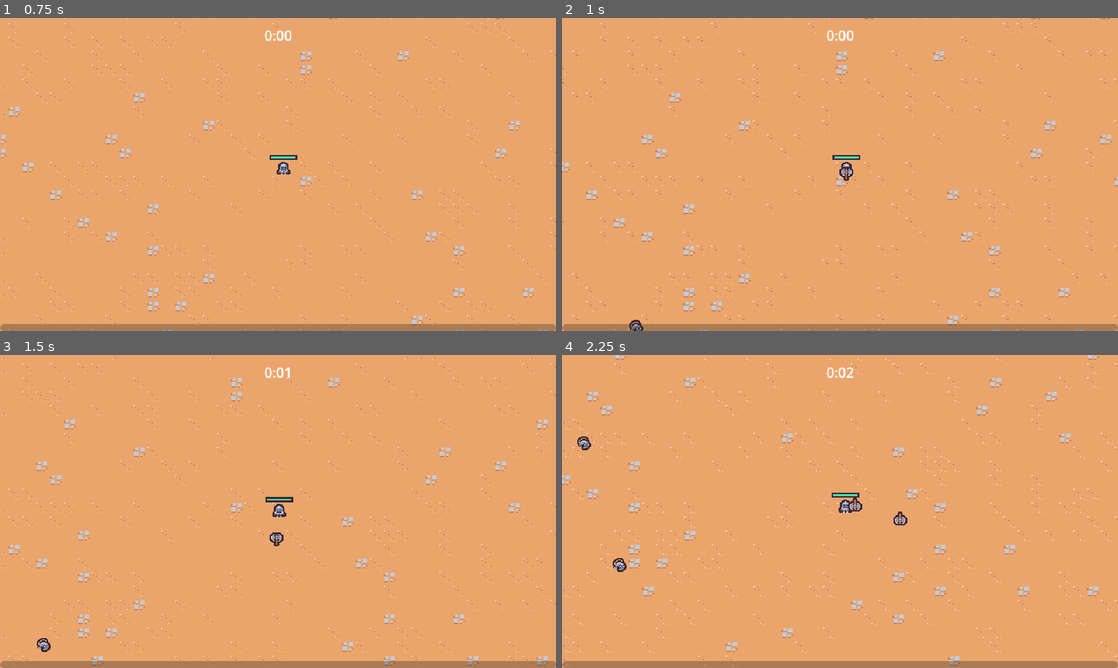
Above: before the commit, frames 1-4 (two rows, left to right).
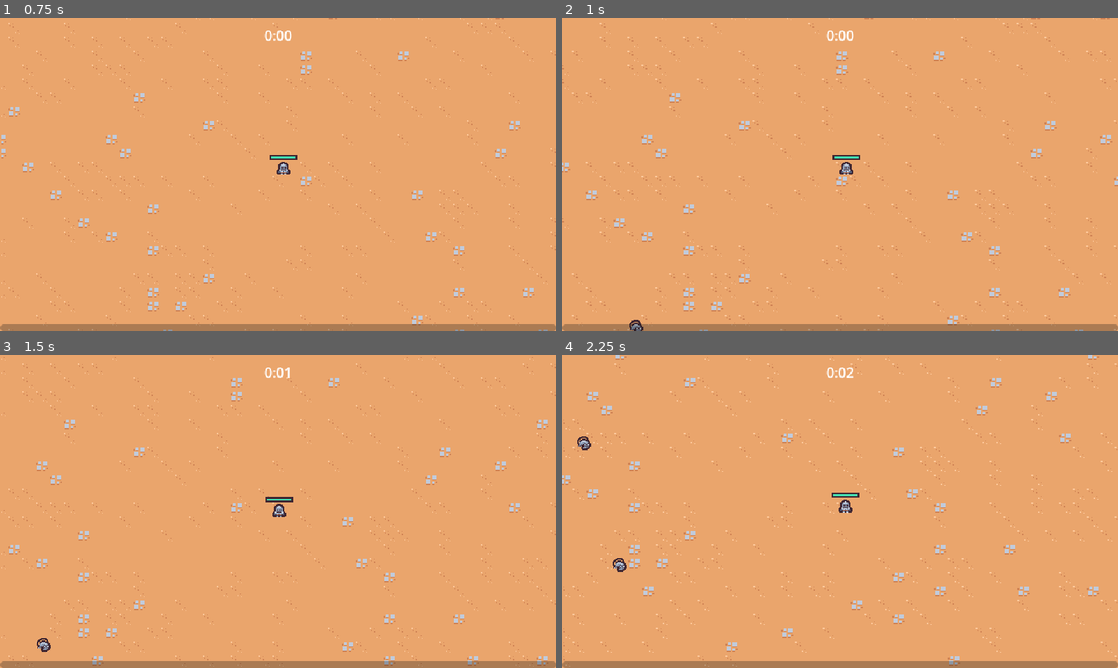
Above: after the commit, the same moments.

Repository: ikl258794613/survivorTutorialClone
Game: Godot game, scene res://scenes/Main/main.tscn
Two runs of this game, one before a commit and one after it. Both use one fixed random seed, a clock stepped at 60 frames per second and the inputs below.
Inputs (mouse positions are in pixels of both pictures, inside the frame that each line leads up to):
- Up to frame 1 (0.75 s): move the mouse to (400, 158) at 0.52 s; press the mouse at (400, 158) at 0.53 s; hold D (move_right) from 0.53 s (still down)
- Up to frame 2 (1 s): keep holding D (move_right)
- Up to frame 3 (1.5 s): move the mouse to (166, 527) at 1.27 s; release D (move_right) at 1.28 s; release the mouse at (166, 527) at 1.28 s; hold S (move_down) from 1.28 s (still down); click (166, 527) at 1.35 s
- Up to frame 4 (2.25 s): move the mouse to (895, 442) at 2.02 s; release S (move_down) at 2.03 s; press the mouse at (895, 442) at 2.03 s; hold D (move_right) from 2.03 s (still down)

Frame 1 is identical in both runs. In frame 2, less than 0.1% of the frame differs, in the area x 49-53%, y 47-52%; in frame 3, less than 0.1%; in frame 4, 0.2%, in the area x 51-63%, y 45-55%.

Commit message:
[axe] add axe upgrade

Diff:
--- /dev/null
+++ b/resources/upgrades/ability.gd
@@ -0,0 +1,4 @@
+extends AbilityUpgrade
+class_name Ability
+
+@export var ability_controller_scene:PackedScene
--- a/resources/upgrades/ability_upgrade.gd
+++ b/resources/upgrades/ability_upgrade.gd
@@ -2,5 +2,6 @@
 class_name AbilityUpgrade
 
 @export var id :String
+@export var max_quantity:int
 @export var name:String
 @export_multiline var description:String
--- /dev/null
+++ b/resources/upgrades/axe.tres
@@ -0,0 +1,12 @@
+[gd_resource type="Resource" script_class="Ability" load_steps=3 format=3 uid="uid://yvplabnh8byd"]
+
+[ext_resource type="Script" path="res://resources/upgrades/ability.gd" id="1_22t21"]
+[ext_resource type="PackedScene" uid="uid://cld7wbnjjbeaj" path="res://scenes/ability/axe_ability_controller/axe_ability_controller.tscn" id="1_couut"]
+
+[resource]
+script = ExtResource("1_22t21")
+ability_controller_scene = ExtResource("1_couut")
+id = "axe"
+max_quantity = 1
+name = "Axe "
+description = "Periodically sends out a spinning axe ."
--- a/resources/upgrades/sword_rate.tres
+++ b/resources/upgrades/sword_rate.tres
@@ -1,9 +1,10 @@
-[gd_resource type="Resource" load_steps=2 format=3 uid="uid://d0elvdf1dru7u"]
+[gd_resource type="Resource" script_class="AbilityUpgrade" load_steps=2 format=3 uid="uid://d0elvdf1dru7u"]
 
 [ext_resource type="Script" path="res://resources/upgrades/ability_upgrade.gd" id="1_wpwnb"]
 
 [resource]
 script = ExtResource("1_wpwnb")
 id = "sword_rate"
+max_quantity = 5
 name = "Sword Quickness"
 description = "Increases sword attack rate by 10%"
--- a/scenes/ability/axe_ablility/axe_ability.tscn
+++ b/scenes/ability/axe_ablility/axe_ability.tscn
@@ -2,7 +2,22 @@
 
 [ext_resource type="Script" path="res://scenes/ability/axe_ablility/axe_ability.gd" id="1_avvx8"]
 [ext_resource type="Texture2D" uid="uid://bp8h11ahacw15" path="res://scenes/ability/axe_ablility/axe.png" id="1_pkcdb"]
-[ext_resource type="PackedScene" uid="uid://dsnvjn0gkcqcp" path="res://scenes/component/hitbox_component.tscn" id="3_fsg2b"]
+[ext_resource type="PackedScene" uid="uid://dsnvjn0gkcqcp" path="res://scenes/game_object/component/hitbox_component.tscn" id="3_ntg8n"]
+
+[sub_resource type="Animation" id="Animation_6k64x"]
+length = 0.001
+tracks/0/type = "value"
+tracks/0/imported = false
+tracks/0/enabled = true
+tracks/0/path = NodePath("Sprite2D:rotation")
+tracks/0/interp = 1
+tracks/0/loop_wrap = true
+tracks/0/keys = {
+"times": PackedFloat32Array(0),
+"transitions": PackedFloat32Array(1),
+"update": 0,
+"values": [0.0]
+}
 
 [sub_resource type="Animation" id="Animation_5h3f8"]
 resource_name = "default"
@@ -21,21 +36,6 @@
 "values": [0.0, 6.28319]
 }
 
-[sub_resource type="Animation" id="Animation_6k64x"]
-length = 0.001
-tracks/0/type = "value"
-tracks/0/imported = false
-tracks/0/enabled = true
-tracks/0/path = NodePath("Sprite2D:rotation")
-tracks/0/interp = 1
-tracks/0/loop_wrap = true
-tracks/0/keys = {
-"times": PackedFloat32Array(0),
-"transitions": PackedFloat32Array(1),
-"update": 0,
-"values": [0.0]
-}
-
 [sub_resource type="AnimationLibrary" id="AnimationLibrary_wmwcp"]
 _data = {
 "RESET": SubResource("Animation_6k64x"),
@@ -51,12 +51,11 @@
 libraries = {
 "": SubResource("AnimationLibrary_wmwcp")
 }
-autoplay = "default"
 
 [node name="Sprite2D" type="Sprite2D" parent="."]
 texture = ExtResource("1_pkcdb")
 
-[node name="HitboxComponent" parent="." instance=ExtResource("3_fsg2b")]
+[node name="HitboxComponent" parent="." instance=ExtResource("3_ntg8n")]
 
 [node name="CollisionShape2D" type="CollisionShape2D" parent="HitboxComponent"]
 shape = SubResource("CircleShape2D_fvvqv")
--- a/scenes/ability/sword_ability/sword_ability.tscn
+++ b/scenes/ability/sword_ability/sword_ability.tscn
@@ -2,7 +2,7 @@
 
 [ext_resource type="Script" path="res://scenes/ability/sword_ability/sword_ability.gd" id="1_0t46y"]
 [ext_resource type="Texture2D" uid="uid://b3krhh1hwi8rs" path="res://scenes/ability/sword_ability/sword.png" id="1_le5m5"]
-[ext_resource type="PackedScene" uid="uid://dsnvjn0gkcqcp" path="res://scenes/component/hitbox_component.tscn" id="2_fgbt1"]
+[ext_resource type="PackedScene" uid="uid://dsnvjn0gkcqcp" path="res://scenes/game_object/component/hitbox_component.tscn" id="2_fgbt1"]
 
 [sub_resource type="Animation" id="Animation_obock"]
 length = 0.001
--- a/scenes/game_object/basic_enemy/basic_enemy.gd
+++ b/scenes/game_object/basic_enemy/basic_enemy.gd
@@ -3,9 +3,6 @@
 const MAX_SPEED = 40
 
 @onready var health_component:HealthComponent = $HealthComponent
-
-
-
 
 # Called every frame. 'delta' is the elapsed time since the previous frame.
 func _process(delta):
--- a/scenes/game_object/basic_enemy/basic_enemy.tscn
+++ b/scenes/game_object/basic_enemy/basic_enemy.tscn
@@ -2,9 +2,9 @@
 
 [ext_resource type="Texture2D" uid="uid://dyibr6m08rlf6" path="res://scenes/game_object/basic_enemy/basic_enemy.png" id="1_dk073"]
 [ext_resource type="Script" path="res://scenes/game_object/basic_enemy/basic_enemy.gd" id="1_v6fhc"]
-[ext_resource type="PackedScene" uid="uid://dt8icktcod2py" path="res://scenes/component/health_compentent.tscn" id="2_xq0ml"]
-[ext_resource type="PackedScene" uid="uid://o6skasynj1vd" path="res://scenes/component/vial_drop_component.tscn" id="3_p3xvj"]
-[ext_resource type="PackedScene" uid="uid://duwo2vjvfnoig" path="res://scenes/component/hurtbox_component.tscn" id="4_hlb0u"]
+[ext_resource type="PackedScene" uid="uid://dt8icktcod2py" path="res://scenes/game_object/component/health_compentent.tscn" id="2_xq0ml"]
+[ext_resource type="PackedScene" uid="uid://o6skasynj1vd" path="res://scenes/game_object/component/vial_drop_component.tscn" id="3_p3xvj"]
+[ext_resource type="PackedScene" uid="uid://duwo2vjvfnoig" path="res://scenes/game_object/component/hurtbox_component.tscn" id="4_hlb0u"]
 
 [sub_resource type="CircleShape2D" id="CircleShape2D_cpou3"]
 radius = 12.0
--- a/scenes/component/died_compentent.tscn
+++ b/scenes/game_object/component/died_compentent.tscn
@@ -1,6 +1,6 @@
 [gd_scene load_steps=2 format=3 uid="uid://dshwgesrur7lw"]
 
-[ext_resource type="Script" path="res://scenes/component/died_component.gd" id="1_axw07"]
+[ext_resource type="Script" path="res://scenes/game_object/component/died_component.gd" id="1_axw07"]
 
 [node name="DiedCompentent" type="Node"]
 script = ExtResource("1_axw07")
--- a/scenes/component/health_compentent.tscn
+++ b/scenes/game_object/component/health_compentent.tscn
@@ -1,6 +1,6 @@
 [gd_scene load_steps=2 format=3 uid="uid://dt8icktcod2py"]
 
-[ext_resource type="Script" path="res://scenes/component/health_compentent.gd" id="1_4lddu"]
+[ext_resource type="Script" path="res://scenes/game_object/component/health_compentent.gd" id="1_4lddu"]
 
 [node name="HealthCompentent" type="Node"]
 script = ExtResource("1_4lddu")
--- a/scenes/component/hitbox_component.tscn
+++ b/scenes/game_object/component/hitbox_component.tscn
@@ -1,6 +1,6 @@
 [gd_scene load_steps=2 format=3 uid="uid://dsnvjn0gkcqcp"]
 
-[ext_resource type="Script" path="res://scenes/component/hitbox_component.gd" id="1_aqfso"]
+[ext_resource type="Script" path="res://scenes/game_object/component/hitbox_component.gd" id="1_aqfso"]
 
 [node name="HitboxComponent" type="Area2D"]
 collision_layer = 4
--- a/scenes/component/hurtbox_component.tscn
+++ b/scenes/game_object/component/hurtbox_component.tscn
@@ -1,6 +1,6 @@
 [gd_scene load_steps=2 format=3 uid="uid://duwo2vjvfnoig"]
 
-[ext_resource type="Script" path="res://scenes/component/hurtbox_component.gd" id="1_idksn"]
+[ext_resource type="Script" path="res://scenes/game_object/component/hurtbox_component.gd" id="1_idksn"]
 
 [node name="HurtboxComponent" type="Area2D"]
 collision_layer = 0
--- a/scenes/game_object/player/player.gd
+++ b/scenes/game_object/player/player.gd
@@ -6,6 +6,7 @@
 @onready var damage_interval_timer = $DamageIntervalTimer
 @onready var health_component = $HealthCompentent
 @onready var health_bar = $HealthBar
+@onready var abilities = $Abilities
 
 var number_colliding_bodies = 0
 
@@ -14,6 +15,7 @@
 	$CollisionArea2D.body_exited.connect(on_body_exited)
 	damage_interval_timer.timeout.connect(on_damage_interval_timer_timeout)
 	health_component.health_changed.connect(on_health_change)
+	GameEvents.ability_upgrade_added.connect(on_ability_upgrade_added)
 	update_health_display()
 
 
@@ -52,3 +54,10 @@
 
 func on_health_change():
 	update_health_display()
+
+func on_ability_upgrade_added(ability_upgrade:AbilityUpgrade,current_upgrade:Dictionary):
+	if not ability_upgrade is Ability :
+		return
+
+	var ability = ability_upgrade as Ability
+	abilities.add_child(ability.ability_controller_scene.instantiate())
--- a/scenes/game_object/player/player.tscn
+++ b/scenes/game_object/player/player.tscn
@@ -1,10 +1,9 @@
-[gd_scene load_steps=11 format=3 uid="uid://bw11a2mb56pe3"]
+[gd_scene load_steps=10 format=3 uid="uid://bw11a2mb56pe3"]
 
 [ext_resource type="Script" path="res://scenes/game_object/player/player.gd" id="1_csf22"]
 [ext_resource type="Texture2D" uid="uid://dbpi4cxbjrxaw" path="res://scenes/game_object/player/player.png" id="2_38hl7"]
-[ext_resource type="PackedScene" uid="uid://dt8icktcod2py" path="res://scenes/component/health_compentent.tscn" id="2_ehvhh"]
+[ext_resource type="PackedScene" uid="uid://dt8icktcod2py" path="res://scenes/game_object/component/health_compentent.tscn" id="2_ehvhh"]
 [ext_resource type="PackedScene" uid="uid://su7gd4dr7p73" path="res://scenes/ability/sword_ability_controllr/sword_ability_controller.tscn" id="2_ulsa0"]
-[ext_resource type="PackedScene" uid="uid://cld7wbnjjbeaj" path="res://scenes/ability/axe_ability_controller/axe_ability_controller.tscn" id="4_6wof7"]
 
 [sub_resource type="StyleBoxFlat" id="StyleBoxFlat_4ut30"]
 bg_color = Color(0.247059, 0.14902, 0.192157, 1)
@@ -32,11 +31,9 @@
 
 [node name="HealthCompentent" parent="." instance=ExtResource("2_ehvhh")]
 
-[node name="AbilityManager" type="Node" parent="."]
+[node name="Abilities" type="Node" parent="."]
 
-[node name="SwordAbilityController" parent="AbilityManager" instance=ExtResource("2_ulsa0")]
-
-[node name="AxeAbilityController" parent="AbilityManager" instance=ExtResource("4_6wof7")]
+[node name="SwordAbilityController" parent="Abilities" instance=ExtResource("2_ulsa0")]
 
 [node name="DamageIntervalTimer" type="Timer" parent="."]
 wait_time = 0.5
--- a/scenes/manager/upgrade_manager.gd
+++ b/scenes/manager/upgrade_manager.gd
@@ -9,15 +9,6 @@
 func _ready():
 	experience_manager.level_up.connect(on_level_up)
 
-func on_level_up(current_level:int):
-	var chosen_upgrade = upgrade_pool.pick_random() as AbilityUpgrade
-	if chosen_upgrade == null :
-		return
-
-	var upgrade_screen_instance = upgrade_screen_scne.instantiate()
-	add_child(upgrade_screen_instance)
-	upgrade_screen_instance.set_ability_upgrade([chosen_upgrade] as Array[AbilityUpgrade])
-	upgrade_screen_instance.upgrade_selected.connect(on_upgrade_selected)
 
 func apply_upgrade(upgrade:AbilityUpgrade):
 	var has_upgrade = current_upgrades.has(upgrade.id)
@@ -29,7 +20,32 @@
 	else:
 		current_upgrades[upgrade.id]["quantity"] +=1
 
+	if upgrade.max_quantity > 0 :
+		var current_quantity = current_upgrades[upgrade.id]["quantity"]
+		if current_quantity == upgrade.max_quantity :
+			upgrade_pool = upgrade_pool.filter(func(pool_upgrade) : return pool_upgrade.id != upgrade.id)
+
 	GameEvents.emit_ability_upgrade_added(upgrade,current_upgrades)
+
+func pick_upgrade():
+	var chosen_upgrades : Array[AbilityUpgrade] = []
+	var filtered_upgrade = upgrade_pool.duplicate()
+	for i in 2 :
+		if filtered_upgrade.size() == 0 :
+			break
+		var chosen_upgrade = filtered_upgrade.pick_random() as AbilityUpgrade
+
+		chosen_upgrades.append(chosen_upgrade)
+		filtered_upgrade = filtered_upgrade.filter(func (upgrade):return upgrade.id != chosen_upgrade.id)
+
+	return chosen_upgrades
 
 func on_upgrade_selected(upgrade:AbilityUpgrade):
 	apply_upgrade(upgrade)
+
+func on_level_up(current_level:int):
+	var upgrade_screen_instance = upgrade_screen_scne.instantiate()
+	add_child(upgrade_screen_instance)
+	var chosen_upgrades = pick_upgrade()
+	upgrade_screen_instance.set_ability_upgrade(chosen_upgrades as Array[AbilityUpgrade])
+	upgrade_screen_instance.upgrade_selected.connect(on_upgrade_selected)
--- a/scenes/manager/upgrade_manager.tscn
+++ b/scenes/manager/upgrade_manager.tscn
@@ -1,10 +1,11 @@
-[gd_scene load_steps=4 format=3 uid="uid://76byx87bwh63"]
+[gd_scene load_steps=5 format=3 uid="uid://76byx87bwh63"]
 
 [ext_resource type="Script" path="res://scenes/manager/upgrade_manager.gd" id="1_3l020"]
 [ext_resource type="Resource" uid="uid://d0elvdf1dru7u" path="res://resources/upgrades/sword_rate.tres" id="2_c0cv8"]
 [ext_resource type="PackedScene" uid="uid://c71p2j43c7ya5" path="res://scenes/ui/upgrade_screen.tscn" id="3_6unxi"]
+[ext_resource type="Resource" uid="uid://yvplabnh8byd" path="res://resources/upgrades/axe.tres" id="3_6vi67"]
 
 [node name="UpgradeManager" type="Node"]
 script = ExtResource("1_3l020")
-upgrade_pool = Array[Resource("res://resources/upgrades/ability_upgrade.gd")]([ExtResource("2_c0cv8")])
+upgrade_pool = Array[Resource("res://resources/upgrades/ability_upgrade.gd")]([ExtResource("2_c0cv8"), ExtResource("3_6vi67")])
 upgrade_screen_scne = ExtResource("3_6unxi")
Renamed: scenes/component/died_component.gd -> scenes/game_object/component/died_component.gd
Renamed: scenes/component/health_compentent.gd -> scenes/game_object/component/health_compentent.gd
Renamed: scenes/component/hitbox_component.gd -> scenes/game_object/component/hitbox_component.gd
Renamed: scenes/component/hurtbox_component.gd -> scenes/game_object/component/hurtbox_component.gd
Renamed: scenes/component/vial_drop_component.tscn -> scenes/game_object/component/vial_drop_component.tscn
